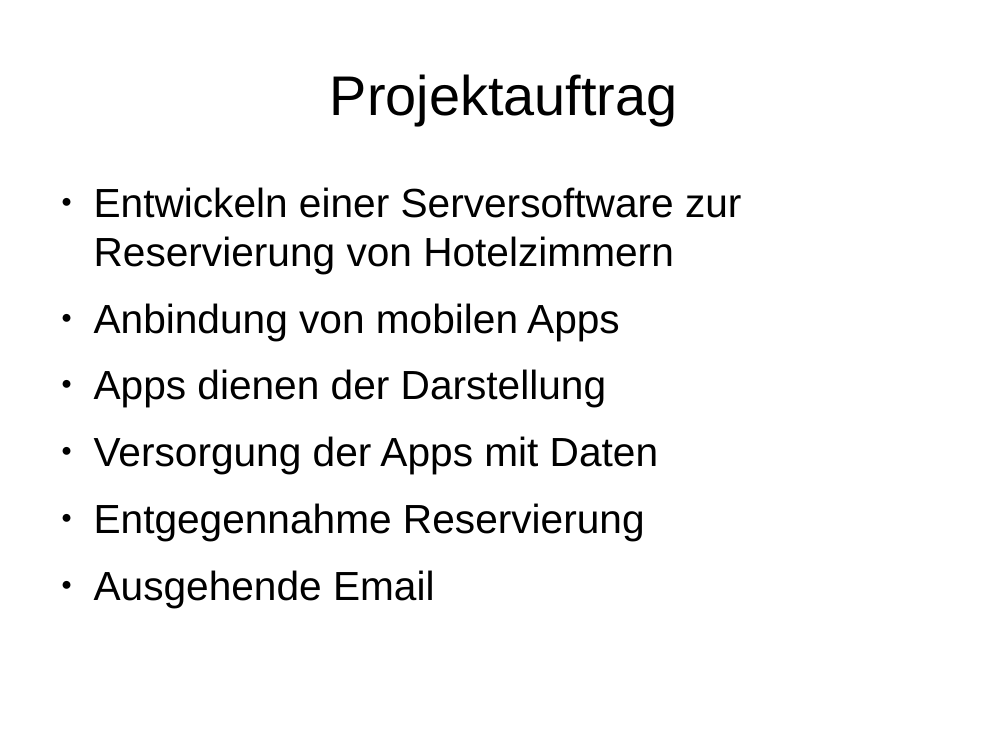
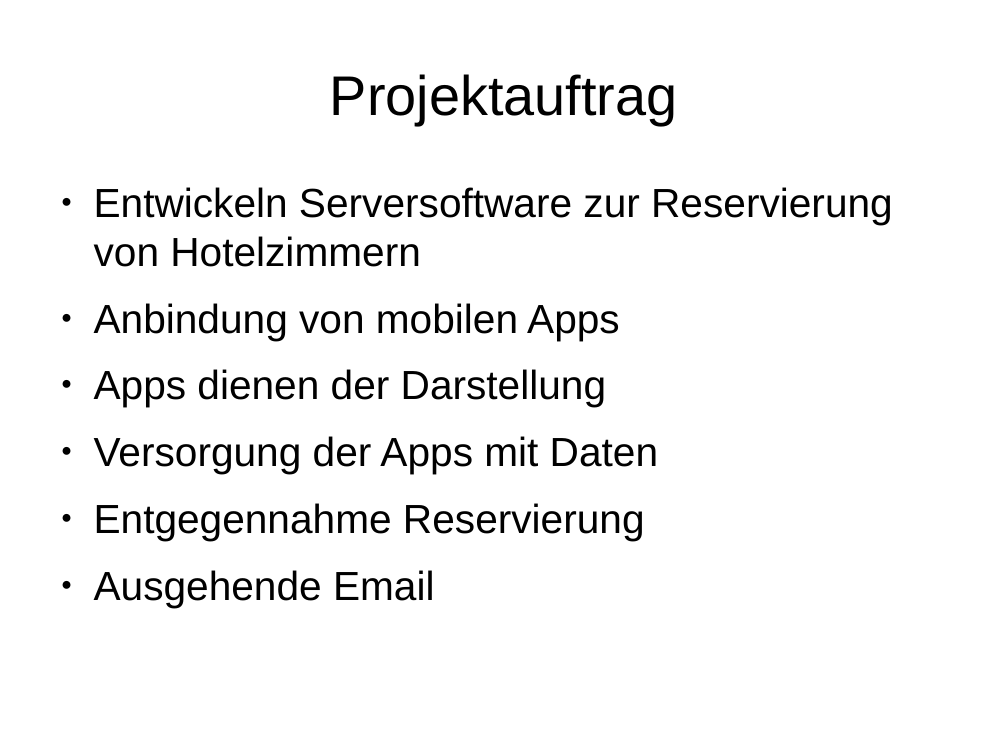
Before and after one commit to janhelmle/weiterbildung_fachinformatiker_ihk_projektantrag, a slide deck: slide 3 of praesentation/presentation_v1.odp. Drawn at 1008x756 pixels with LibreOffice and Linux fonts; fonts in the diff are those of the drawing. Boxes give left, top, right and bottom in pixels: in the first picture for what was removed or moved away, otherwise in the second. Text is boxed around its words. In the diff, an @@ line names an element or a change of style, - is before the commit and + after.

```diff
--- a/praesentation/presentation_v1.odp
+++ b/praesentation/presentation_v1.odp
@@ text at box(94, 187, 893, 267): text changed @@
-● Entwickeln einer Serversoftware zur Reservierung von Hotelzimmern
+● Entwickeln Serversoftware zur Reservierung von Hotelzimmern
```
Also in this commit, not shown: 4 other slides changed.
